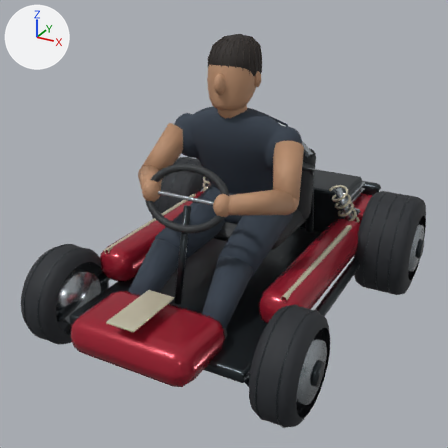
The glTF model sea-link-cinematic/public/models/sea-link-kart.glb, before and after one commit.
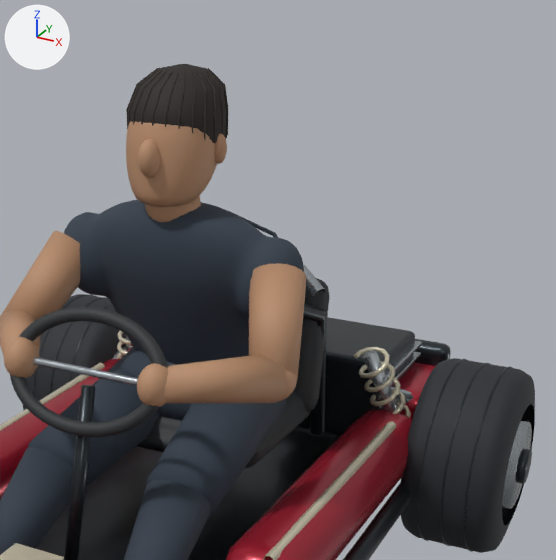
There are two pictures of each version: one from a camera (50 mm lens) standing at (1.71, -3.29, 2.24) and looking at (0.13, -0.41, 0.8), one close up on the part from 31% to 98% of the width and 0% to 67% of the height. Every picture has the same lights, and +X, +Y and +Z are marked at upper left. The first two pictures are the older version. Where no turn or scale is listed for an object, it has been applied to the vertices.

Script lines for the objects in view, before the commit:
```python
me_cube_006 = bpy.data.meshes.new('Cube.006')
me_cube_006.from_pydata(...)  # 382 vertices, 748 faces; spans x -0.35..0.35, y -1.49..0.09, z -0.53..0.25
me_cube_006.materials.append(mat_bucket_seat)  # dark grey #2c3032
me_cube_014 = bpy.data.meshes.new('Cube.014')
me_cube_014.from_pydata(...)  # 384 vertices, 752 faces; spans x -0.14..1.23, y -1.53..0.2, z -0.18..0.09
me_cube_014.materials.append(mat_crimson_paint)  # red #a62235
me_cylinder_007 = bpy.data.meshes.new('Cylinder.007')
me_cylinder_007.from_pydata(...)  # a 20-sided cylinder along x spanning x -0.014..0.014, y -0.065..0.065, z -0.065..0.065; a torus around x (ring radius 0.351, tube radius 0.004) spanning x -0.291..-0.285, y -0.354..0.354, z -0.354..0.354; a torus around x (ring radius 0.351, tube radius 0.004) spanning x -0.206..-0.2, y -0.354..0.354, z -0.354..0.354; a torus around x (ring radius 0.351, tube radius 0.004) spanning x -0.121..-0.115, y -0.354..0.354, z -0.354..0.354
me_cylinder_007.materials.append(mat_tubular_black_steel)  # dark grey #353b3f
ob_kartroot_bucket_seat = bpy.data.objects.new('KartRoot Bucket seat', me_cube_006)
ob_kartroot_bucket_seat.location = (0.0, 0.45, 0.79)
ob_kartroot_crimson_paint = bpy.data.objects.new('KartRoot Crimson paint', me_cube_014)
ob_kartroot_crimson_paint.location = (-0.54, 0.9, 0.49)
ob_wheelrearr_tubular_black_steel = bpy.data.objects.new('WheelRearR Tubular black steel', me_cylinder_007)
ob_wheelrearr_tubular_black_steel.location = (1.033, 0.77, 0.35)
# also in view: 'DriverHead Textured black hair' at (0.0, -0.04, 1.67); 'WheelRearR Brushed alloy' at (0.83, 0.77, 0.35); 'DriverTorso Driver navy cloth' at (0.0, 0.06, 1.06); 'KartRoot Tubular black steel' at (0.0, 0.15, 0.63); 'DriverHands Bucket seat' at (0.0, -0.6, 1.0)
```
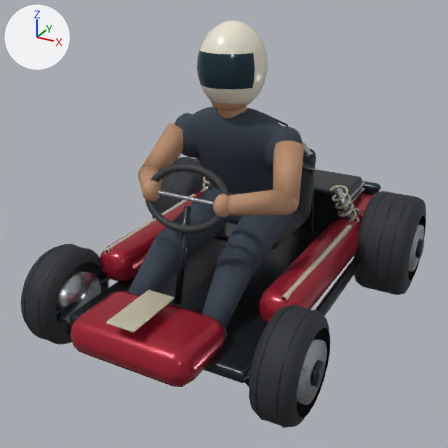
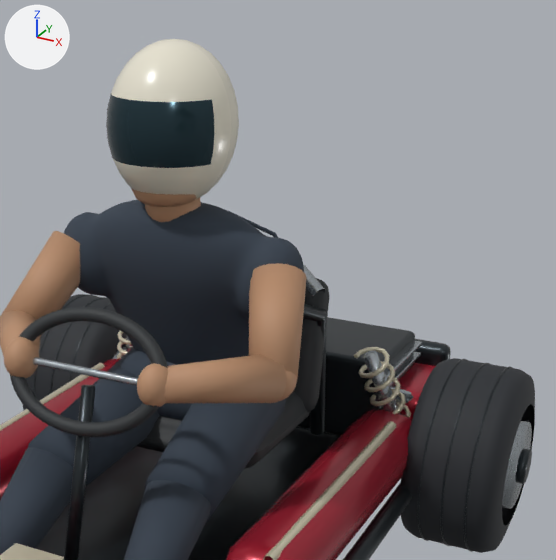
Boxes (x1, y1, x2, y2) around the edits, measured in the close-ups (556 x 560 px):
'Helmet shell and visor', added: after (106, 39, 239, 200)
    faces in mat_helmet_ivory_shell (pale yellow #eae5d3): (111, 39, 239, 200)
    faces in mat_helmet_smoked_visor (dark cyan #2c424b): (106, 94, 215, 168)
'DriverHead Adult skin', unchanged, covered by the edit: before (126, 121, 227, 207); after (131, 188, 197, 207)
'DriverHead Textured black hair', unchanged, covered by the edit: before (128, 64, 226, 144)

The change in detail:
Material 'Helmet smoked visor' (mat_helmet_smoked_visor) is new.
Its base color is (0.025, 0.055, 0.07) (dark cyan #2c424b).
Its metallic is 0.65.
Its roughness is 0.18.
Material 'Helmet ivory shell' (mat_helmet_ivory_shell) is new.
Its base color is (0.82, 0.78, 0.65) (pale yellow #eae5d3).
Its roughness is 0.25.
Mesh me_helmet_shell_mesh is new.
It has 561 vertices, 1024 faces and spans x -0.199..0.199, y -0.22..0.22, z -0.25..0.25.
Faces by material slot: [928, 96].
It uses material mat_helmet_ivory_shell (pale yellow #eae5d3).
It uses material mat_helmet_smoked_visor (dark cyan #2c424b).
Object 'Helmet shell and visor' (ob_helmet_shell_and_visor) is new; it shows me_helmet_shell_mesh.
Its location is (0.0, -0.069, 1.635).
